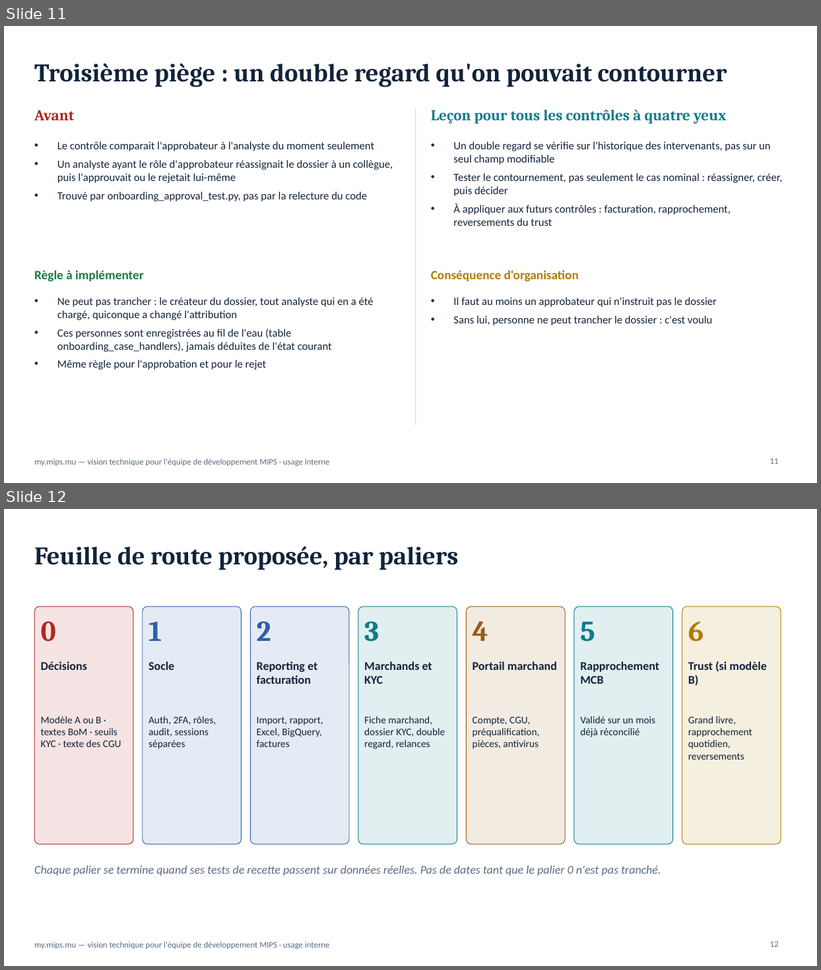
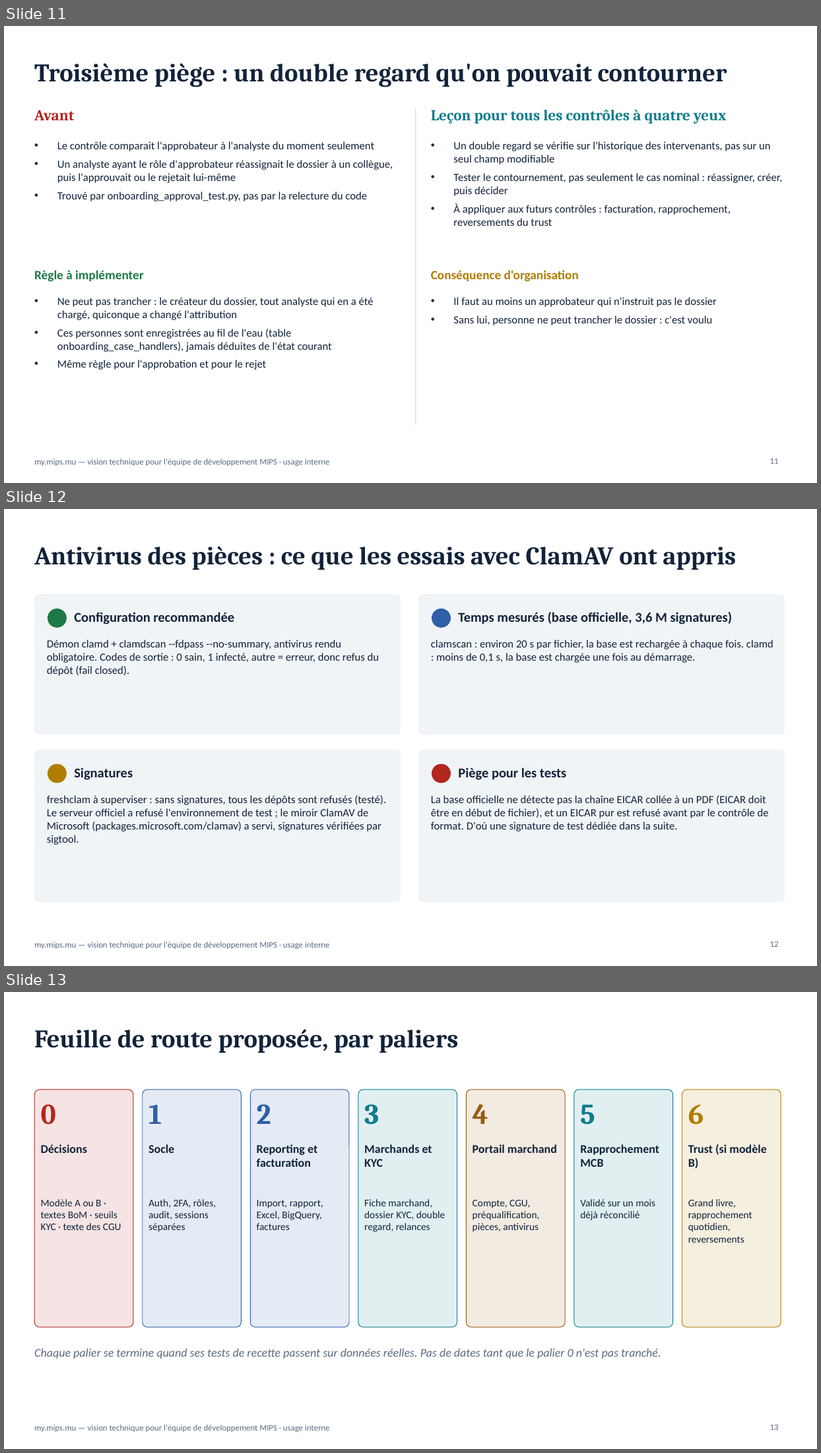
Before and after one commit to fmassonmips/mips-platform, a slide deck: outputs/recap/MIPS-vision-developpeurs.pptx. Shown one above the other, each under a label of ours: slides 11 and 12 before the commit, slides 11, 12 and 13 after it. The pictures are 821x970 and 821x1453 pixels, drawn with LibreOffice and Linux fonts; fonts in the diff are those of the drawing. Boxes give left, top, right and bottom in pixels: in the first picture for what was removed or moved away, otherwise in the second. Text is boxed around its words. In the diff, an @@ line names an element or a change of style, - is before the commit and + after.

```diff
--- a/outputs/recap/MIPS-vision-developpeurs.pptx
+++ b/outputs/recap/MIPS-vision-developpeurs.pptx
@@ slide 12 added at [4, 509, 817, 966], background #FFFFFF; not listed: 1 template element that a slide beside it also shows @@
@@ title added at [34, 546, 736, 570], 30 pt, text #12233A, bold @@
+Antivirus des pièces : ce que les essais avec ClamAV ont appris
@@ rounded rectangle added at [34, 594, 401, 735], fill #F1F4F7, outline #F1F4F7 0.75 pt @@
@@ rounded rectangle added at [418, 594, 785, 735], fill #F1F4F7, outline #F1F4F7 0.75 pt @@
@@ ellipse added at [48, 609, 66, 627], fill #1D7A46, outline #1D7A46 1 pt @@
@@ text added at [74, 612, 234, 625], 16 pt, text #12233A, bold @@
+Configuration recommandée
@@ ellipse added at [432, 609, 451, 627], fill #2F5FA7, outline #2F5FA7 1 pt @@
@@ text added at [458, 612, 733, 625], 16 pt, text #12233A, bold @@
+Temps mesurés (base officielle, 3,6 M signatures)
@@ text added at [47, 640, 379, 676], 13 pt, text #12233A @@
+Démon clamd + clamdscan --fdpass --no-summary, antivirus rendu obligatoire. Codes de sortie : 0 sain, 1 infecté, autre = erreur, donc refus du dépôt (fail closed).
@@ text added at [431, 640, 774, 663], 13 pt, text #12233A @@
+clamscan : environ 20 s par fichier, la base est rechargée à chaque fois. clamd : moins de 0,1 s, la base est chargée une fois au démarrage.
@@ rounded rectangle added at [34, 750, 401, 902], fill #F1F4F7, outline #F1F4F7 0.75 pt @@
@@ ellipse added at [48, 764, 66, 783], fill #B07D00, outline #B07D00 1 pt @@
@@ rounded rectangle added at [418, 750, 785, 902], fill #F1F4F7, outline #F1F4F7 0.75 pt @@
@@ ellipse added at [432, 764, 451, 783], fill #B3261E, outline #B3261E 1 pt @@
@@ text added at [74, 768, 133, 780], 16 pt, text #12233A, bold @@
+Signatures
@@ text added at [458, 768, 566, 780], 16 pt, text #12233A, bold @@
+Piège pour les tests
@@ text added at [47, 795, 386, 845], 13 pt, text #12233A @@
+freshclam à superviser : sans signatures, tous les dépôts sont refusés (testé). Le serveur officiel a refusé l'environnement de test ; le miroir ClamAV de Microsoft (packages.microsoft.com/clamav) a servi, signatures vérifiées par sigtool.
@@ text added at [431, 795, 769, 832], 13 pt, text #12233A @@
+La base officielle ne détecte pas la chaîne EICAR collée à un PDF (EICAR doit être en début de fichier), et un EICAR pur est refusé avant par le contrôle de format. D'où une signature de test dédiée dans la suite.
@@ page number added at [770, 941, 779, 947], 10 pt, text #5A6B80 @@
+12
@@ what was slide 12 is now slide 13 @@
```
